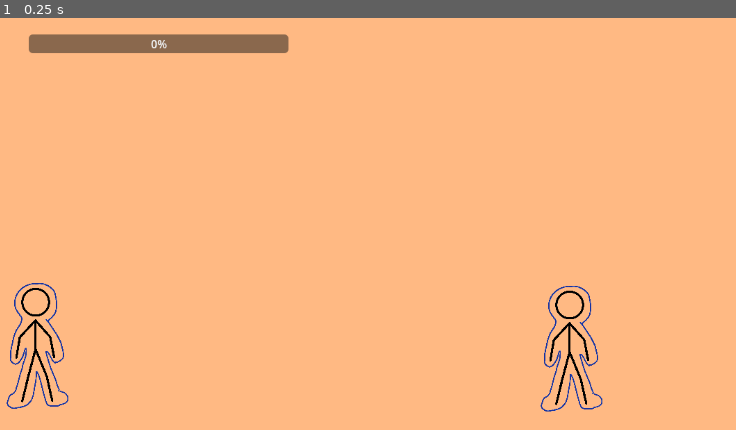
Above: before the commit, frame 1.
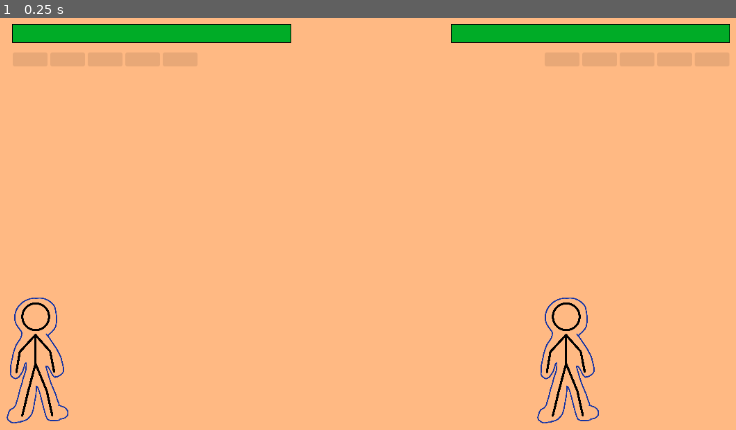
Above: after the commit, the same moment.

Repository: JOACCE/JOACCE-Beta
Game: Godot game, scene res://scenes/o-test/level/arena.tscn
The game is run twice, just before and just after one commit, with the same random seed, the same clock (stepped at 60 frames per second) and the same inputs.
Inputs:
- Up to frame 1 (0.25 s): no input

The runs differ from the first frame. In frame 1, 6.4% of the frame differs, in the area x 0-100%, y 1-99%.
Error before the commit: Parse Error: Identifier "health_bar" not declared in the current scope. (res://scenes/o-test/player/fighter.gd:78)

Commit message:
Update Fighter UI Bars

Diff:
--- a/joacce/project.godot
+++ b/joacce/project.godot
@@ -15,7 +15,7 @@
 [application]
 
 config/name="joacce"
-run/main_scene="uid://r4ntglcsh4uq"
+run/main_scene="uid://jsjuhonb7wka"
 config/features=PackedStringArray("4.6", "Forward Plus")
 config/icon="res://icon.svg"
 
@@ -106,3 +106,58 @@
 "events": [Object(InputEventKey,"resource_local_to_scene":false,"resource_name":"","device":-1,"window_id":0,"alt_press …(191 unchanged characters)…
 ]
 }
+left={
+"deadzone": 0.2,
+"events": [Object(InputEventKey,"resource_local_to_scene":false,"resource_name":"","device":-1,"window_id":0,"alt_pressed":false,"shift_pressed":false,"ctrl_pressed":false,"meta_pressed":false,"pressed":false,"keycode":0,"physical_keycode":65,"key_label":0,"unicode":97,"location":0,"echo":false,"script":null)
+]
+}
+right={
+"deadzone": 0.2,
+"events": [Object(InputEventKey,"resource_local_to_scene":false,"resource_name":"","device":-1,"window_id":0,"alt_pressed":false,"shift_pressed":false,"ctrl_pressed":false,"meta_pressed":false,"pressed":false,"keycode":0,"physical_keycode":68,"key_label":0,"unicode":100,"location":0,"echo":false,"script":null)
+]
+}
+jump={
+"deadzone": 0.2,
+"events": [Object(InputEventKey,"resource_local_to_scene":false,"resource_name":"","device":-1,"window_id":0,"alt_pressed":false,"shift_pressed":false,"ctrl_pressed":false,"meta_pressed":false,"pressed":false,"keycode":0,"physical_keycode":32,"key_label":0,"unicode":32,"location":0,"echo":false,"script":null)
+]
+}
+punch={
+"deadzone": 0.2,
+"events": [Object(InputEventKey,"resource_local_to_scene":false,"resource_name":"","device":-1,"window_id":0,"alt_pressed":false,"shift_pressed":false,"ctrl_pressed":false,"meta_pressed":false,"pressed":false,"keycode":0,"physical_keycode":80,"key_label":0,"unicode":112,"location":0,"echo":false,"script":null)
+]
+}
+kick={
+"deadzone": 0.2,
+"events": [Object(InputEventKey,"resource_local_to_scene":false,"resource_name":"","device":-1,"window_id":0,"alt_pressed":false,"shift_pressed":false,"ctrl_pressed":false,"meta_pressed":false,"pressed":false,"keycode":0,"physical_keycode":75,"key_label":0,"unicode":107,"location":0,"echo":false,"script":null)
+]
+}
+p1_move_left={
+"deadzone": 0.2,
+"events": [Object(InputEventKey,"resource_local_to_scene":false,"resource_name":"","device":-1,"window_id":0,"alt_pressed":false,"shift_pressed":false,"ctrl_pressed":false,"meta_pressed":false,"pressed":false,"keycode":0,"physical_keycode":65,"key_label":0,"unicode":97,"location":0,"echo":false,"script":null)
+]
+}
+p1_move_right={
+"deadzone": 0.2,
+"events": [Object(InputEventKey,"resource_local_to_scene":false,"resource_name":"","device":-1,"window_id":0,"alt_pressed":false,"shift_pressed":false,"ctrl_pressed":false,"meta_pressed":false,"pressed":false,"keycode":0,"physical_keycode":68,"key_label":0,"unicode":100,"location":0,"echo":false,"script":null)
+]
+}
+p2_move_left={
+"deadzone": 0.2,
+"events": [Object(InputEventKey,"resource_local_to_scene":false,"resource_name":"","device":-1,"window_id":0,"alt_pressed":false,"shift_pressed":false,"ctrl_pressed":false,"meta_pressed":false,"pressed":false,"keycode":0,"physical_keycode":4194319,"key_label":0,"unicode":0,"location":0,"echo":false,"script":null)
+]
+}
+p2_move_right={
+"deadzone": 0.2,
+"events": [Object(InputEventKey,"resource_local_to_scene":false,"resource_name":"","device":-1,"window_id":0,"alt_pressed":false,"shift_pressed":false,"ctrl_pressed":false,"meta_pressed":false,"pressed":false,"keycode":0,"physical_keycode":4194321,"key_label":0,"unicode":0,"location":0,"echo":false,"script":null)
+]
+}
+p1_start={
+"deadzone": 0.2,
+"events": [Object(InputEventKey,"resource_local_to_scene":false,"resource_name":"","device":-1,"window_id":0,"alt_pressed":false,"shift_pressed":false,"ctrl_pressed":false,"meta_pressed":false,"pressed":false,"keycode":0,"physical_keycode":4194325,"key_label":0,"unicode":0,"location":1,"echo":false,"script":null)
+]
+}
+p2_start={
+"deadzone": 0.2,
+"events": [Object(InputEventKey,"resource_local_to_scene":false,"resource_name":"","device":-1,"window_id":0,"alt_pressed":false,"shift_pressed":false,"ctrl_pressed":false,"meta_pressed":false,"pressed":false,"keycode":0,"physical_keycode":4194325,"key_label":0,"unicode":0,"location":2,"echo":false,"script":null)
+]
+}
--- a/joacce/scenes/o-test/level/arena.tscn
+++ b/joacce/scenes/o-test/level/arena.tscn
@@ -50,8 +50,17 @@
 script = ExtResource("2_pq3kf")
 
 [node name="Fighter2" parent="Fighters" unique_id=650291903 instance=ExtResource("1_hn76v")]
-position = Vector2(844, 535)
+position = Vector2(839, 528)
 id = 2
+
+[node name="Bars" parent="Fighters/Fighter2/Canvas" parent_id_path=PackedInt32Array(650291903, 1235444386) index="0" unique_id=235110853]
+anchors_preset = 1
+anchor_left = 1.0
+anchor_right = 1.0
+offset_left = -40.0
+offset_right = 0.0
+grow_horizontal = 0
+scale = Vector2(-1, 1)
 
 [node name="ProgressBar" type="ProgressBar" parent="Fighters/Fighter2" unique_id=1465664563]
 visible = false
@@ -75,3 +84,5 @@
 
 [node name="StateMachine" type="Node2D" parent="Fighters/Fighter2" unique_id=1344101781]
 script = ExtResource("2_pq3kf")
+
+[editable path="Fighters/Fighter2"]
--- /dev/null
+++ b/joacce/scenes/o-test/menus/end_match_menu.tscn
@@ -0,0 +1,9 @@
+[gd_scene format=3 uid="uid://cey75pesa6i1s"]
+
+[node name="EndMatchMenu" type="Control" unique_id=265643823]
+layout_mode = 3
+anchors_preset = 15
+anchor_right = 1.0
+anchor_bottom = 1.0
+grow_horizontal = 2
+grow_vertical = 2
--- /dev/null
+++ b/joacce/scenes/o-test/menus/start_menu.tscn
@@ -0,0 +1,5 @@
+[gd_scene format=3 uid="uid://c67t7qnh2fh8v"]
+
+[node name="StartMenu" type="Control" unique_id=2137918807]
+layout_mode = 3
+anchors_preset = 0
--- a/joacce/scenes/o-test/player/fighter.gd
+++ b/joacce/scenes/o-test/player/fighter.gd
@@ -3,10 +3,8 @@
 var SPEED = 400.0
 var JUMP_VELOCITY = -600.0
 
-@onready var progress_bar: ProgressBar = $Healthbar/ProgressBar
 @onready var punch: Node2D = $Punch
 @onready var kick: Node2D = $Kick
-@onready var alt_marker: Marker2D = $Healthbar/AltMarker
 @onready var idle: Sprite2D = $Sprites/Idle
 @onready var walk: AnimatedSprite2D = $Sprites/Walk
 @onready var punch_frame: Sprite2D = $Sprites/Punch
@@ -20,13 +18,19 @@
 @onready var charge_bar = $ProgressBar
 @onready var state_machine = $StateMachine
 
+# UI related references
+@onready var health_bar = $Canvas/Bars/Healthbar
+@onready var meter_bar = $Canvas/Bars/Meterbar
+@onready var bar_layer = $Canvas/Bars
+
 #player distinct by player_id
 @export var id := 1
 
-var charge_speed = 20.0
+var charge_speed = 70.0
 var current_charge = 0.0
 var max_charge = 100
 var charge_stack = 0
+const max_stack = 5
 
 var player ={}
 
@@ -36,8 +40,8 @@
 var charge_time = 0.0
 
 func _ready() -> void:
-	progress_bar.max_value = health
-	progress_bar.value = health
+	# Initialize UI elements
+	health_bar.init_health(health)
 
 func _physics_process(delta: float) -> void:
 	# Add the gravity.
--- a/joacce/scenes/o-test/player/fighter.tscn
+++ b/joacce/scenes/o-test/player/fighter.tscn
@@ -13,6 +13,8 @@
 [ext_resource type="Texture2D" uid="uid://dbdtxdifimkjd" path="res://assets/stencils/default/special2-2.png" id="11_7pges"]
 [ext_resource type="Texture2D" uid="uid://fkk7wkyecc8k" path="res://assets/stencils/default/charge.png" id="12_7pges"]
 [ext_resource type="Texture2D" uid="uid://dgnm4n15pgu4e" path="res://assets/stencils/default/white_sphere.png" id="13_truya"]
+[ext_resource type="PackedScene" uid="uid://f8f8aiv3cw3a" path="res://scenes/o-test/player/healthbar.tscn" id="14_duly7"]
+[ext_resource type="PackedScene" uid="uid://dvh60o0ld4ael" path="res://scenes/o-test/player/meterbar.tscn" id="15_jjgo2"]
 
 [sub_resource type="CapsuleShape2D" id="CapsuleShape2D_18uai"]
 radius = 12.0
@@ -206,16 +208,29 @@
 position = Vector2(-2, -18)
 shape = SubResource("CapsuleShape2D_16k5x")
 
-[node name="Healthbar" type="CanvasLayer" parent="." unique_id=1235444386]
-
-[node name="AltMarker" type="Marker2D" parent="Healthbar" unique_id=2107103072]
-position = Vector2(722, 64)
-
-[node name="ProgressBar" type="ProgressBar" parent="Healthbar" unique_id=356258286]
-offset_left = 63.0
-offset_top = 64.0
-offset_right = 437.0
-offset_bottom = 91.0
+[node name="Canvas" type="CanvasLayer" parent="." unique_id=1235444386]
+
+[node name="Bars" type="Control" parent="Canvas" unique_id=235110853]
+layout_mode = 3
+anchors_preset = 0
+offset_right = 40.0
+offset_bottom = 40.0
+
+[node name="Healthbar" parent="Canvas/Bars" unique_id=486555453 instance=ExtResource("14_duly7")]
+custom_minimum_size = Vector2(400, 25)
+layout_mode = 0
+offset_left = 40.0
+offset_top = 50.0
+offset_right = 440.0
+offset_bottom = 75.0
+
+[node name="Meterbar" parent="Canvas/Bars" unique_id=585487628 instance=ExtResource("15_jjgo2")]
+custom_minimum_size = Vector2(266, 20)
+layout_mode = 0
+offset_left = 40.0
+offset_top = 90.0
+offset_right = 306.0
+offset_bottom = 110.0
 
 [connection signal="body_entered" from="Punch/Hitarea" to="." method="_on_hitarea_body_entered"]
 [connection signal="body_entered" from="Kick/Hitarea" to="." method="_on_hitarea_body_entered"]
--- a/joacce/scenes/o-test/player/states/charge.gd
+++ b/joacce/scenes/o-test/player/states/charge.gd
@@ -1,10 +1,13 @@
 extends "res://scenes/o-test/player/states/state.gd"
 class_name chargeState
+var stack_inputted : bool = false
+
 func enter():
 	player.get_sprite("charge").visible = true
 	player.get_sprite("idle").visible = false
 	player.charge.play()
 	player.velocity.x =0
+	stack_inputted = false
 func exit():
 	player.charge_bar.visible = false
 	player.charge_time =0
@@ -14,6 +17,7 @@
 	player.get_sprite("idle").visible = true
 
 	player.charge.stop()
+	stack_inputted = true
 
 func physics_update(delta):
 	if Input.is_action_pressed("p"+str(player.id)+"_charge") and player.is_on_floor():
@@ -25,5 +29,11 @@
 				player.charge_bar.value = player.current_charge
 				player.charge.visible = true
 				player.idle.visible = false
+		elif player.current_charge >= player.max_charge and stack_inputted == false:
+			# Update the stack count
+			var new_charge_stack = min(player.charge_stack + 1, player.max_stack)
+			player.charge_stack = new_charge_stack
+			player.meter_bar.update_charges(new_charge_stack)
+			stack_inputted = true
 	else:
 		state_machine.change_state("idle")
Not shown: 1 places in joacce/scenes/o-test/level/arena.tscn that only renumber resources
Not shown: 1 places in joacce/scenes/o-test/player/fighter.tscn that only renumber resources
Not shown, added: joacce/scenes/o-test/player/states/state.gd.uid
